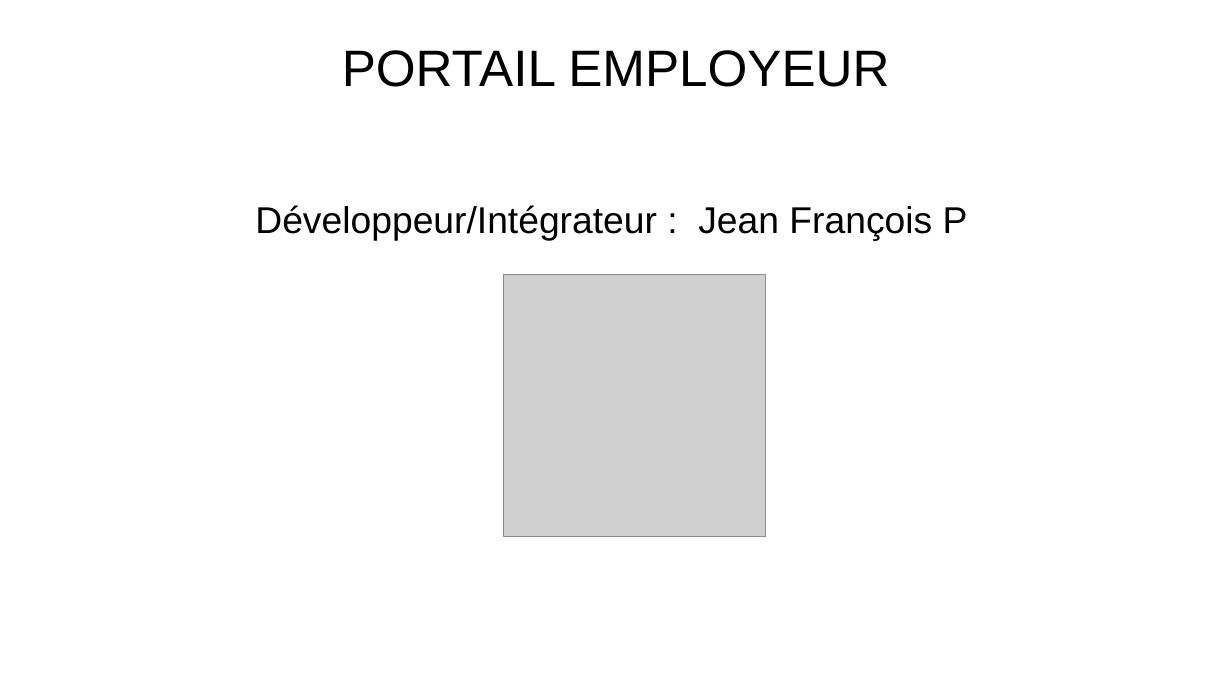
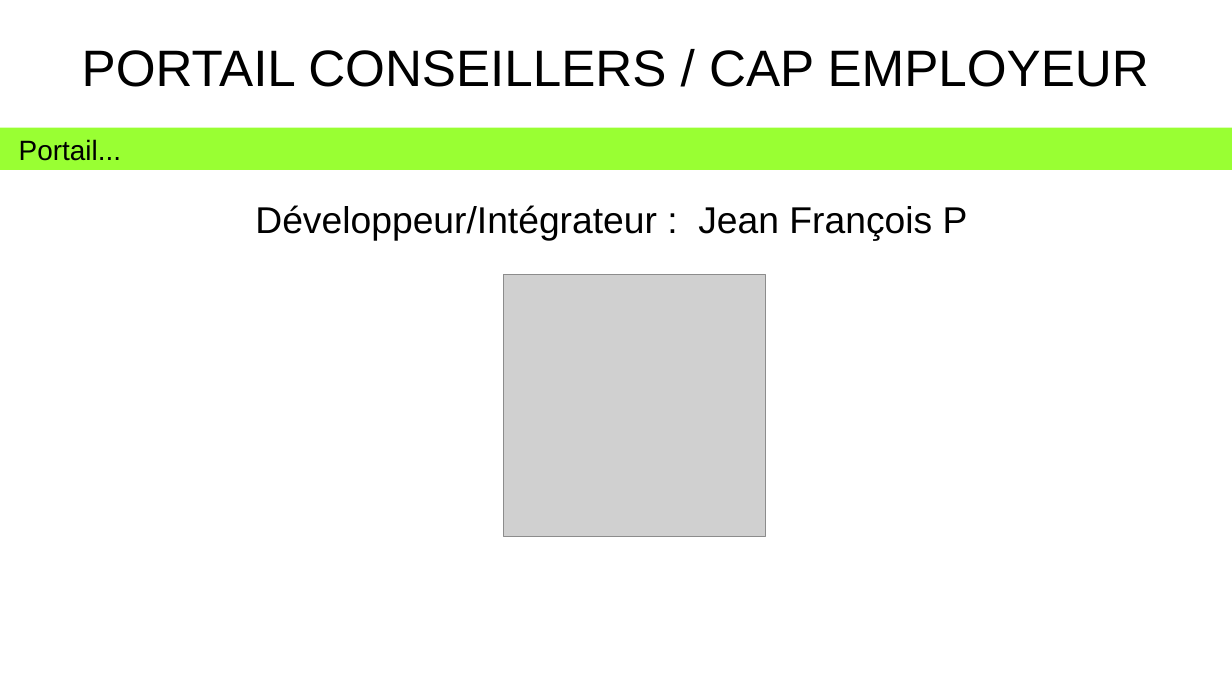
Before and after one commit to heylve/current, a slide deck: slide 7 of journee_metier/applications_présentation.odp. Drawn at 1232x693 pixels with LibreOffice and Linux fonts; fonts in the diff are those of the drawing; grey boxes stand for pictures; background and template pictures are left out. Boxes give left, top, right and bottom in pixels: in the first picture for what was removed or moved away, otherwise in the second. Text is boxed around its words. In the diff, an @@ line names an element or a change of style, - is before the commit and + after.

```diff
--- a/journee_metier/applications_présentation.odp
+++ b/journee_metier/applications_présentation.odp
@@ title at bbox=[82, 50, 1149, 87]: text changed @@
-PORTAIL EMPLOYEUR
+PORTAIL CONSEILLERS / CAP EMPLOYEUR
@@ rectangle added at bbox=[0, 127, 1232, 170], fill #99FF33, 18 pt, text #000000 @@
+Portail...
```
Also in this commit, not shown: 5 other slides changed, 2 slides added, 1 slide removed, 6 other files.
